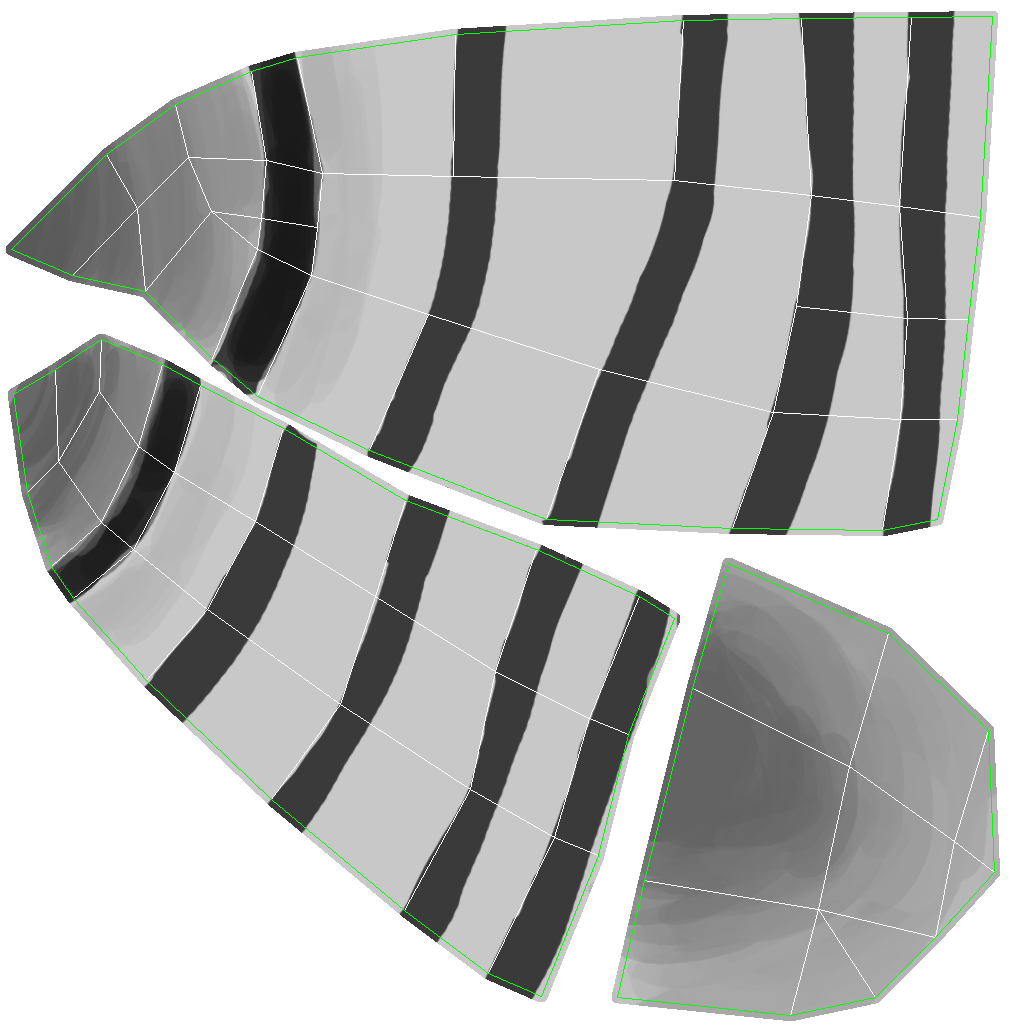
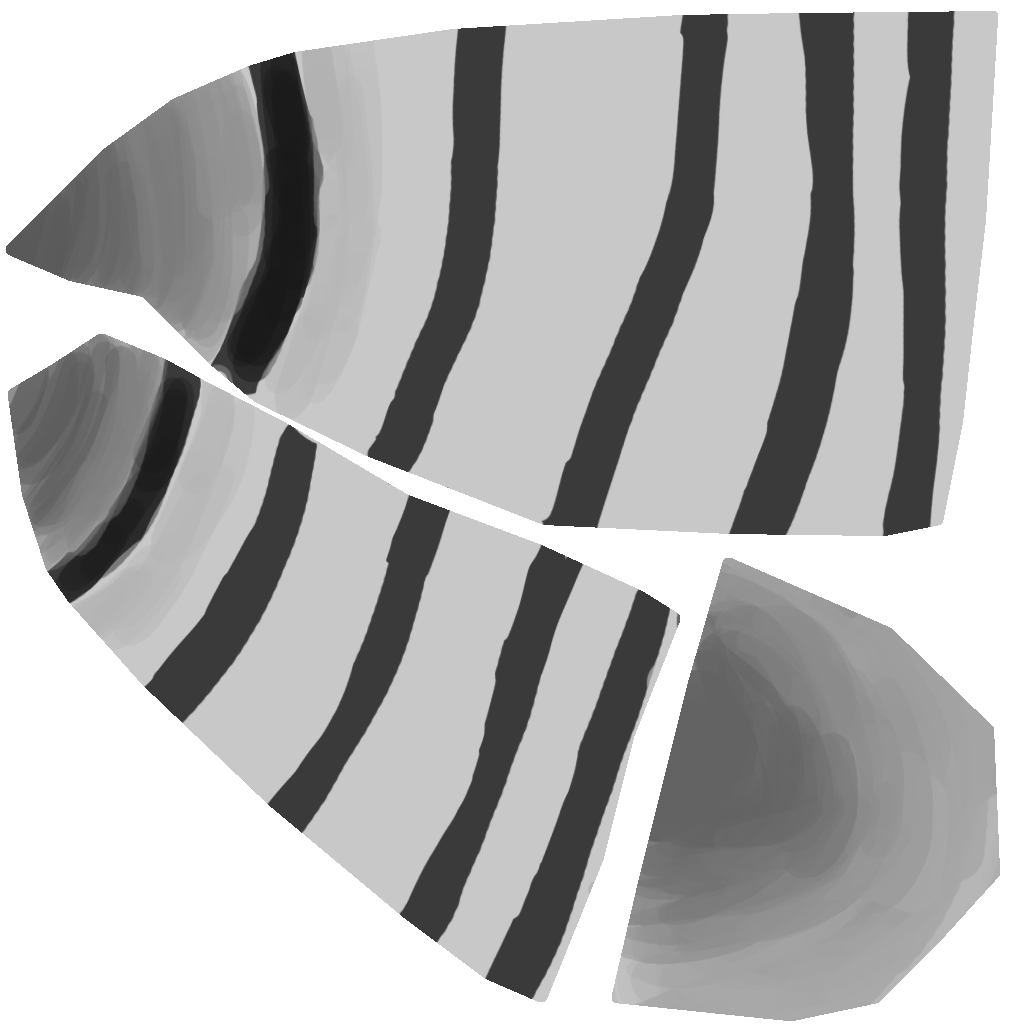
Revision of a layered 1024x1024 image; what changed, layer by layer:
hid "Layer 1" over [11,16,995,1016]
